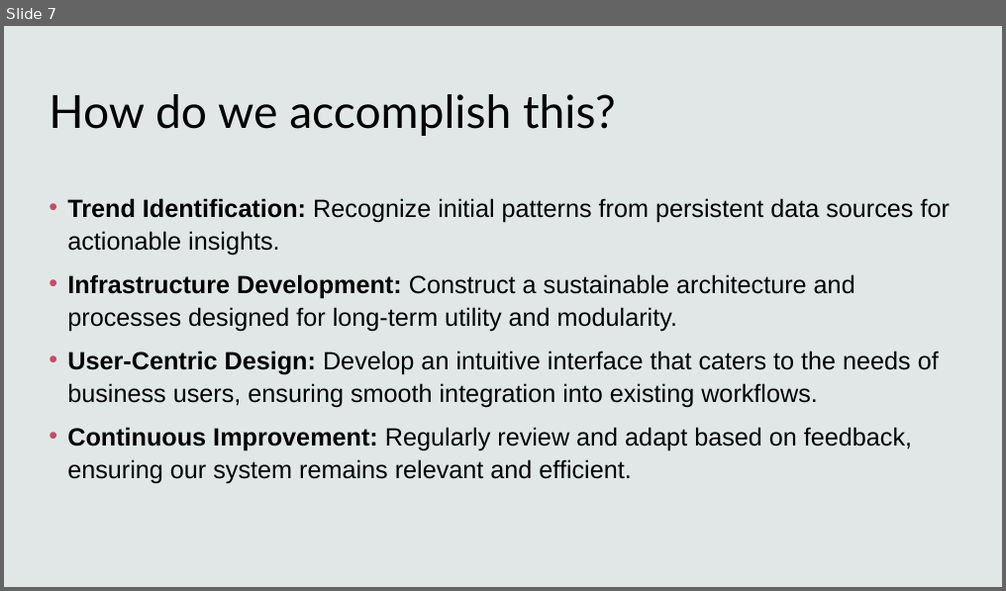
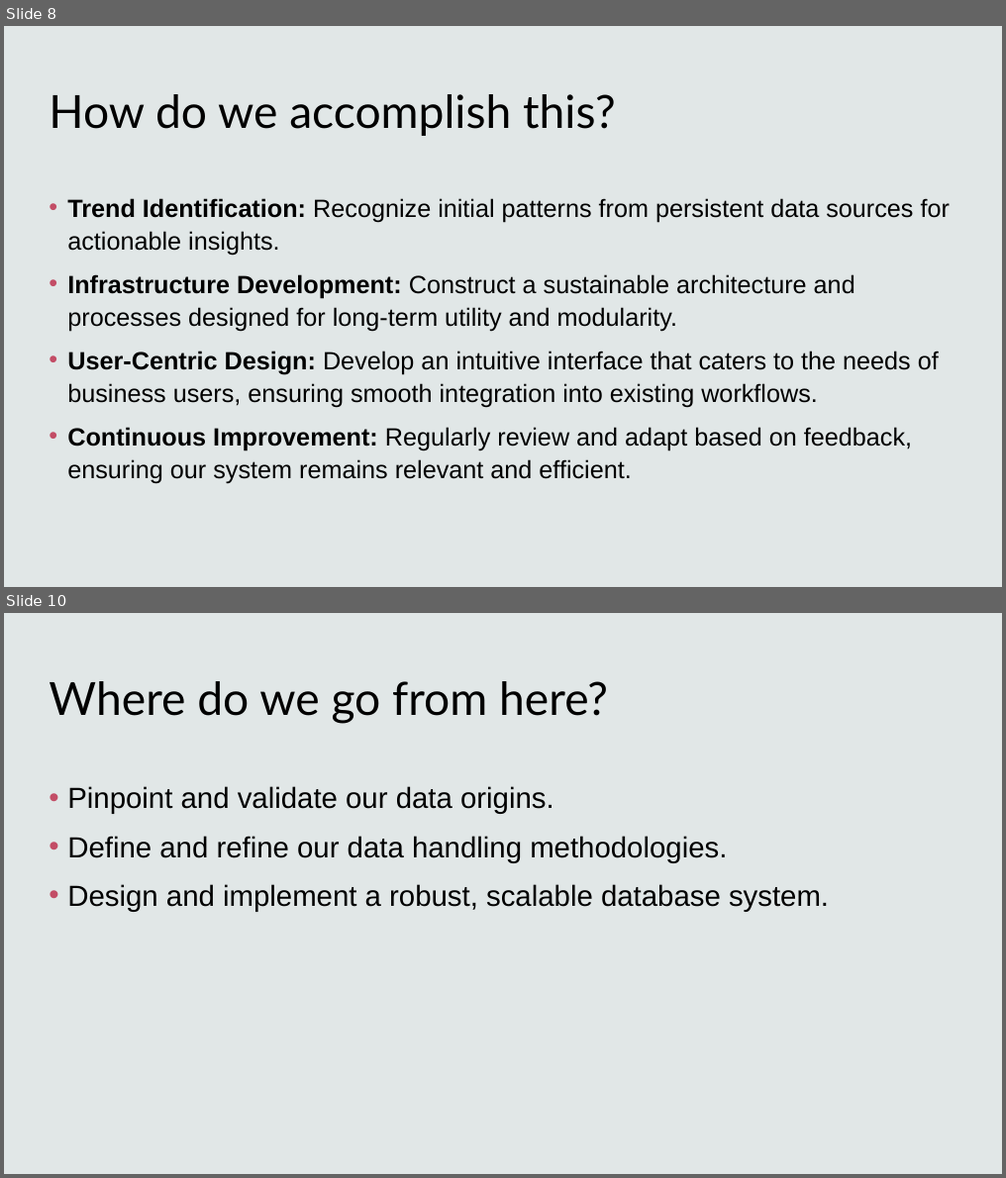
Before and after one commit to AjJ132/OwlVision, a slide deck: Docs/Powerpoints/KSU Athletics Data Warehouse.pptx. Shown one above the other, each under a label of ours: slide 7 before the commit, slides 8 and 10 after it; the slides between them are not shown. The pictures are 1006x591 and 1006x1178 pixels, drawn with LibreOffice and Linux fonts; fonts in the diff are those of the drawing; background and template pictures are left out. Boxes give left, top, right and bottom in pixels: in the first picture for what was removed or moved away, otherwise in the second. Text is boxed around its words. In the diff, an @@ line names an element or a change of style, - is before the commit and + after.

```diff
--- a/Docs/Powerpoints/KSU Athletics Data Warehouse.pptx
+++ b/Docs/Powerpoints/KSU Athletics Data Warehouse.pptx
@@ slide 10 added at (x1=4, y1=613, x2=1002, y2=1174), background #FFFFFF; not listed: 1 template element that a slide beside it also shows @@
@@ title added at (x1=49, y1=681, x2=608, y2=724), 44 pt, text #000000 @@
+Where do we go from here?
@@ text added at (x1=67, y1=786, x2=829, y2=912), 28 pt, text #000000 @@
+• Pinpoint and validate our data origins.
+• Define and refine our data handling methodologies.
+• Design and implement a robust, scalable database system.
@@ what was slide 7 is now slide 8 @@
```
Also in this commit, not shown: 2 slides changed, 2 other slides added, 18 other files.
